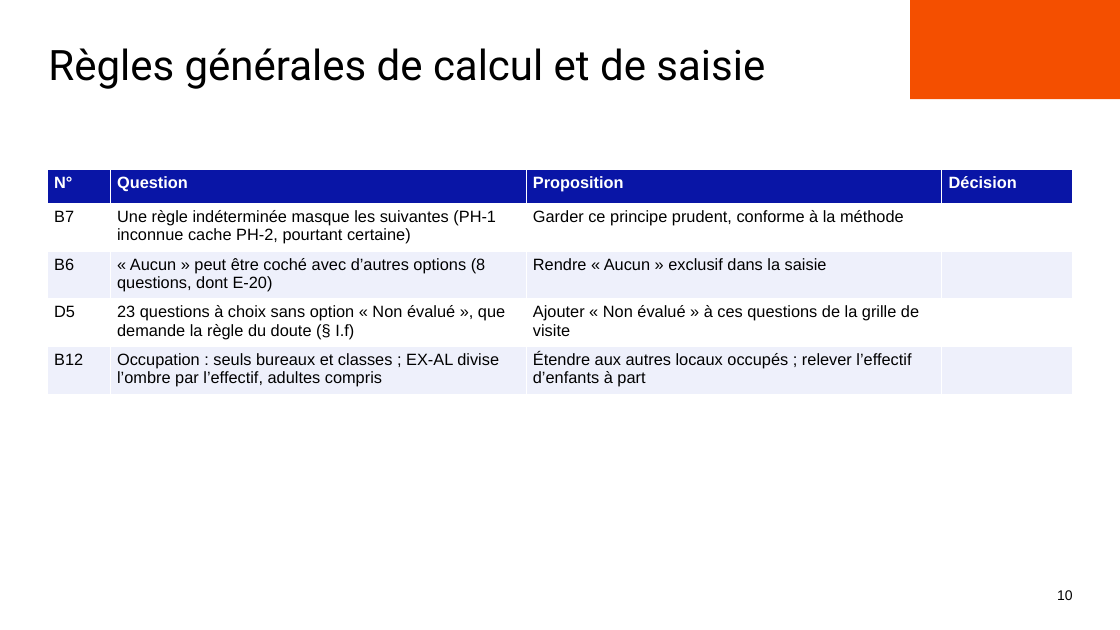
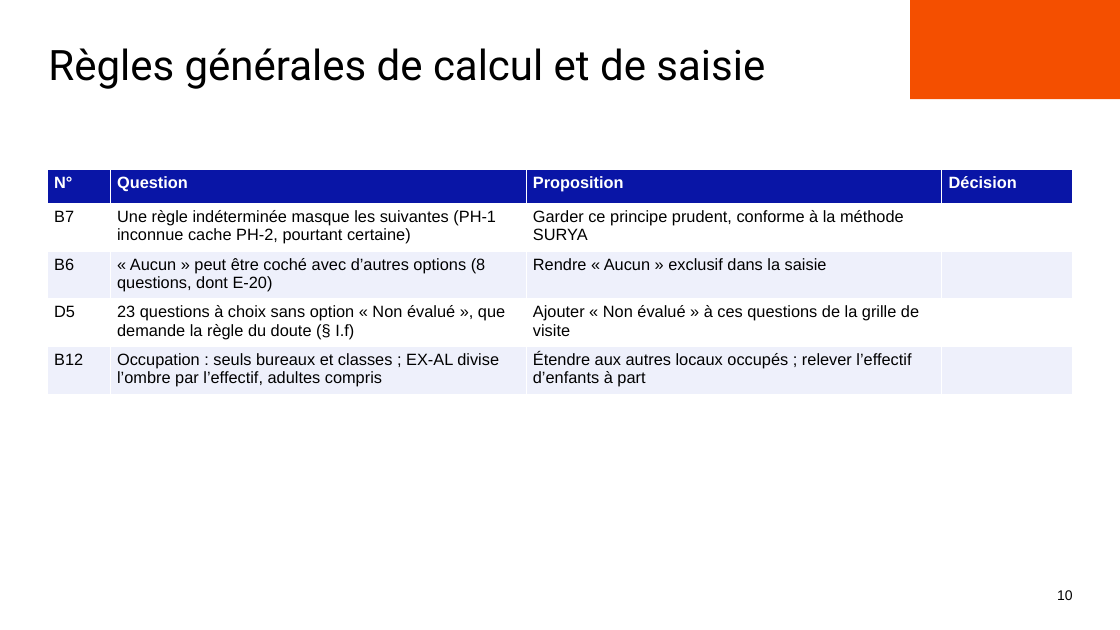
Before and after one commit to benjaminlallemand44/outilplancanicule_methodosurya, a slide deck: slide 10 of docs/presentation/Points_a_trancher_reunion.pptx. Drawn at 1120x630 pixels with LibreOffice and Linux fonts; fonts in the diff are those of the drawing; background and template pictures are left out. Boxes give left, top, right and bottom in pixels: in the first picture for what was removed or moved away, otherwise in the second. Text is boxed around its words. In the diff, an @@ line names an element or a change of style, - is before the commit and + after.

```diff
--- a/docs/presentation/Points_a_trancher_reunion.pptx
+++ b/docs/presentation/Points_a_trancher_reunion.pptx
@@ table at (47, 170, 1072, 391) @@
-row 2, column 3: Garder ce principe prudent, conforme à la méthode
+row 2, column 3: Garder ce principe prudent, conforme à la méthode SURYA
```
Also in this commit, not shown: 8 other slides changed, 15 other files.
